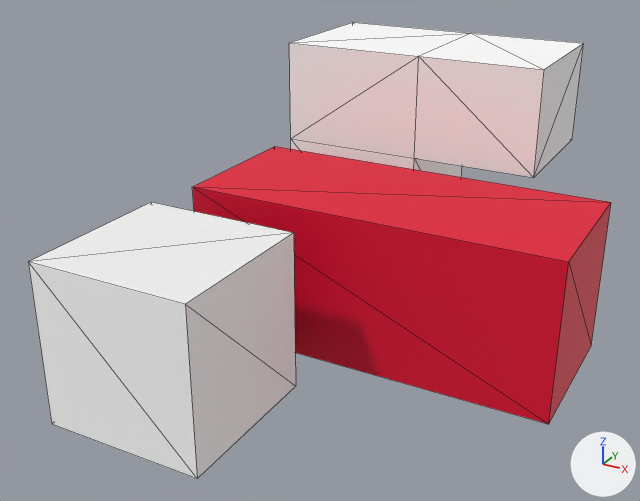
Two versions of the glTF model AEngine-Demo/assets/test/TestItems/materialtest.gltf, one commit apart.
Both versions are drawn from a camera (50 mm lens) standing at (5.55, -12.0, 4.79) and looking at (0.66, -3.12, 0.34). Lighting does not change. The marker at lower right points along +X, +Y and +Z. Mesh edges are drawn as thin lines.

The older version as bpy lines, for what is in view:
```python
mat_glass = principled_material('Glass')
mat_glass.base_color = (1.0, 1.0, 1.0)  # white #ffffff
mat_glass.metallic = 1.0
mat_glass.roughness = 1.0
me_elcubiolubio = bpy.data.meshes.new('elCubioLubio')
me_elcubiolubio.from_pydata(...)  # 32 vertices, 52 faces; spans x -1.11..3.78, y -1.4..5.73, z -1.0..2.41
# faces by material slot: [12, 28, 12]
me_elcubiolubio.materials.append(mat_glass)  # white #ffffff
me_elcubiolubio.materials.append(mat_texture)  # its picture is missing
me_elcubiolubio.materials.append(mat_red)  # red #e70033
ob_elcubio = bpy.data.objects.new('elCubio', me_elcubiolubio)
ob_elcubio.location = (0.0, -4.73, 0.0)
```
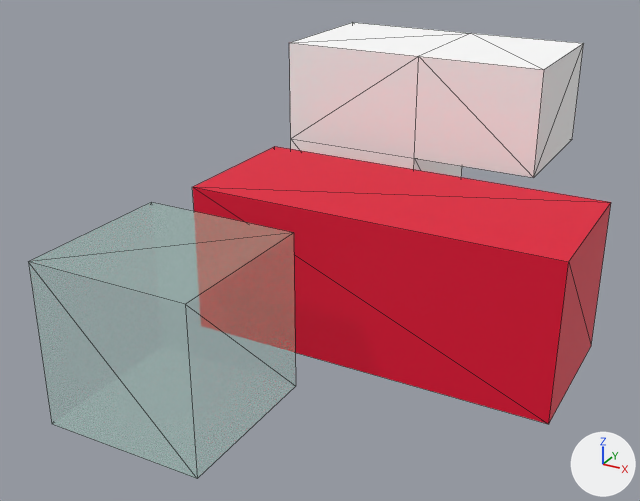
Edits to the bpy script that builds the scene:
```text
Change mat_glass:
    mat_glass.metallic: 1.0 -> 0.0
    mat_glass.base_color: (1.0, 1.0, 1.0) -> (0.4, 0.8, 0.611)  # white #ffffff -> green #aae7cd
    mat_glass.roughness: 1.0 -> 0.0
    mat_glass.alpha: 1.0 -> 0.164
```

Location of each change, [x1, y1, x2, y2] in pixels of the pictures (640 x 501 px):
'elCubio', recoloured, surface changed
    both: [29, 202, 384, 479]
